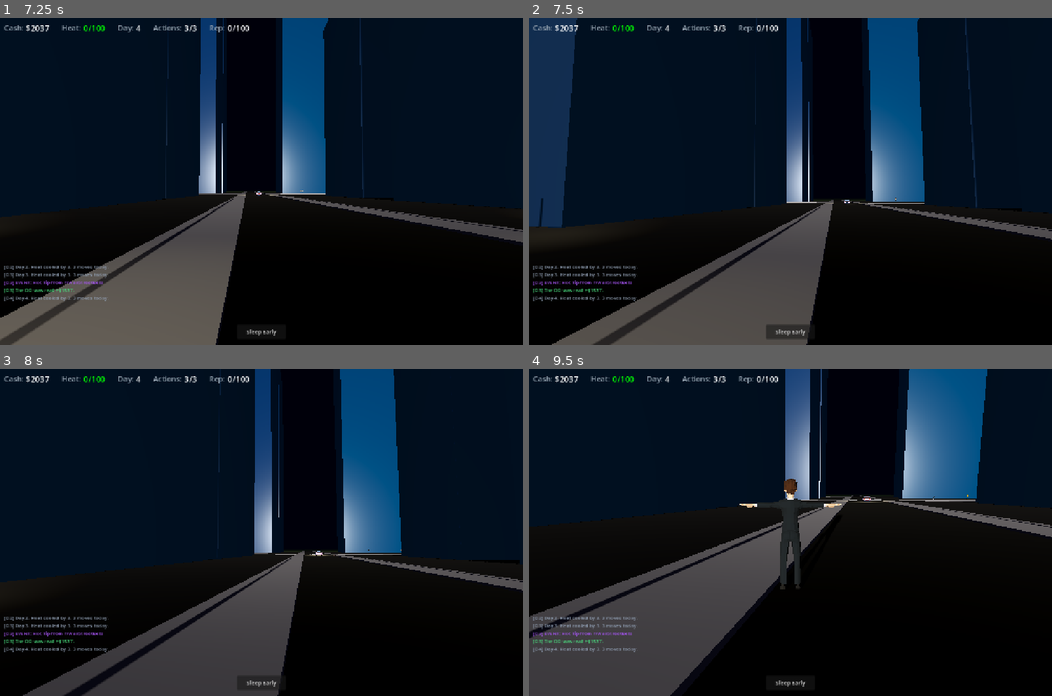
Above: before the commit, frames 1-4 (two rows, left to right).
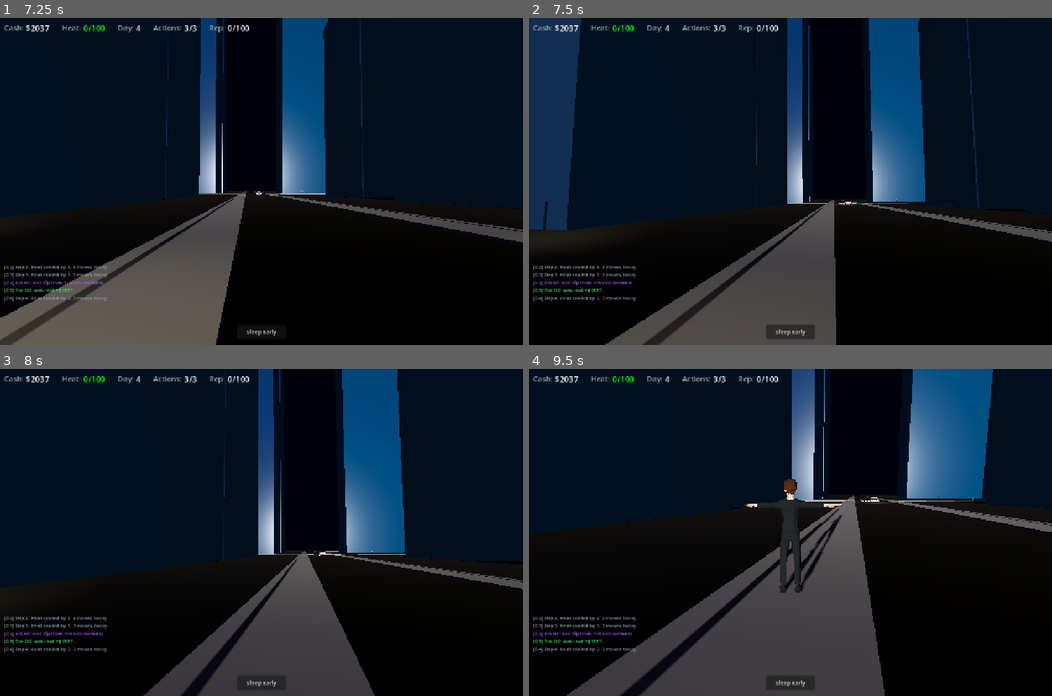
Above: after the commit, the same moments.

Repository: buttergolemcode/unemploymentsimulator
Game: Godot game, scene res://scenes/MainMenu.tscn
Same seed, same stepped clock (60 frames per second), same inputs: the game is played once before the commit and once after it.
Inputs (mouse positions are in pixels of both pictures, inside the frame that each line leads up to):
- Up to frame 1 (7.25 s): click "Start Hustling" at 0.5 s; click "Sleep Early" at 1.25 s; click "OK" at 2 s; tap Enter at 2.75 s; move the mouse to (256, 188) at 2.77 s; hold W 2.78-4.25 s; tap V at 2.85 s; click (256, 188) at 2.92 s; tap Space at 3.02, 3.77, 5.75, 6.77 s; move the mouse to (298, 184) at 3.52 s; tap E at 3.6 s; click "OK" at 4.25 s; click "Ape in $2,000" at 5 s; move the mouse to (104, 132) at 5.77 s; hold A from 5.78 s (still down); tap F at 5.85 s; move the mouse to (287, 181) at 6.52 s; tap B at 6.6 s; click (287, 181) at 6.67 s
- Up to frame 2 (7.5 s): tap Enter at 7.25 s; move the mouse to (769, 174) at 7.27 s; release A at 7.28 s; hold W from 7.28 s (still down); hold Shift from 7.28 s (still down)
- Up to frame 3 (8 s): keep holding W; keep holding Shift; tap Space at 7.52 s
- Up to frame 4 (9.5 s): keep holding W; move the mouse to (816, 532) at 8.02 s; release Shift at 8.03 s; tap V at 8.1 s; tap Space at 8.27 s; move the mouse to (764, 532) at 8.77 s; tap E at 8.85 s; click (764, 532) at 8.92 s

Frame 1 is identical in both runs. In frame 2, 6.4% of the frame differs, in the area x 0-100%, y 0-100%; in frame 3, 11%; in frame 4, 24%.

Commit message:
Add ramp collision to sidewalks — cars can drive up onto sidewalks
User chose Option A (schräge Kanten als Rampe) for cleanest solution.

Root cause: Sidewalk collision was a BoxShape3D with vertical walls.
Cars hit the 15cm vertical wall and couldn't drive up — CharacterBody3D
can't climb vertical steps, only slopes.

Fix: Added ConvexPolygonShape3D ramp on the street-facing edge of every
sidewalk segment. The ramp is a triangular prism that slopes from y=0
(street level) to y=SIDEWALK_HEIGHT (0.15m, sidewalk top) over 30cm depth.

Ramp geometry (6 vertices, ConvexPolygonShape3D):
- Street side: y=0 (ground level, where car approaches)
- Sidewalk side: y=0.15 (sidewalk surface)
- Depth: 30cm (shallow enough to look natural, steep enough to be compact)
- Width: matches sidewalk segment length

For axis='x' (East-West street):
- Ramp slopes in Z direction
- street_offset = -side * 0.15 (toward street, y=0)
- sidewalk_offset = side * 0.15 (toward sidewalk, y=SIDEWALK_HEIGHT)

For axis='z' (North-South street):
- Ramp slopes in X direction (same logic, swapped axes)

The ramp is INVISIBLE (collision-only, no mesh) — the visual sidewalk
box already shows the sidewalk surface. The ramp just provides a drivable
slope so cars can get onto the sidewalk.

Result: Car approaches sidewalk -> drives up 30cm ramp -> arrives on
sidewalk surface (y=0.15) -> can drive along sidewalk or off the other
side. Player can also walk up ramps onto sidewalks.

Sidewalk corners at intersections don't need ramps — the intersection
itself is open (no sidewalk barrier in the middle of the crossing).

Diff:
--- a/godot/scripts/WorldBuilder.gd
+++ b/godot/scripts/WorldBuilder.gd
@@ -453,6 +453,45 @@
 	col.shape = shape
 	body.add_child(col)
 	parent.add_child(body)
+
+	# RAMP COLLISION: Sloped edge on street-facing side of sidewalk
+	# Allows cars to drive UP onto sidewalk instead of hitting a wall.
+	# Ramp goes from y=0 (street) to y=SIDEWALK_HEIGHT over 30cm depth.
+	var ramp_depth = 0.3
+	var ramp_body = StaticBody3D.new()
+	var ramp_col = CollisionShape3D.new()
+	var ramp_shape = ConvexPolygonShape3D.new()
+	# Street-facing direction: -side points toward street
+	# For side=-1 (sidewalk south of street): street is at +z, so street_z = +ramp_depth/2
+	# For side=+1 (sidewalk north of street): street is at -z, so street_z = -ramp_depth/2
+	var street_offset = -side * (ramp_depth / 2)   # y=0 side (toward street)
+	var sidewalk_offset = side * (ramp_depth / 2)   # y=SIDEWALK_HEIGHT side (toward sidewalk)
+	if axis == "x":
+		# Ramp runs along x-axis, slopes in z direction
+		# Position ramp at the street-facing edge of sidewalk
+		ramp_body.position = Vector3(sx, 0, sz + (-side * SIDEWALK_WIDTH / 2))
+		ramp_shape.points = PackedVector3Array([
+			Vector3(-seg_len / 2, 0, street_offset),       # street bottom left
+			Vector3(seg_len / 2, 0, street_offset),         # street bottom right
+			Vector3(-seg_len / 2, 0, sidewalk_offset),      # under-ramp bottom left
+			Vector3(seg_len / 2, 0, sidewalk_offset),       # under-ramp bottom right
+			Vector3(-seg_len / 2, SIDEWALK_HEIGHT, sidewalk_offset),  # sidewalk top left
+			Vector3(seg_len / 2, SIDEWALK_HEIGHT, sidewalk_offset),   # sidewalk top right
+		])
+	else:
+		# Ramp runs along z-axis, slopes in x direction
+		ramp_body.position = Vector3(sx + (-side * SIDEWALK_WIDTH / 2), 0, sz)
+		ramp_shape.points = PackedVector3Array([
+			Vector3(street_offset, 0, -seg_len / 2),       # street bottom front
+			Vector3(street_offset, 0, seg_len / 2),         # street bottom back
+			Vector3(sidewalk_offset, 0, -seg_len / 2),      # under-ramp bottom front
+			Vector3(sidewalk_offset, 0, seg_len / 2),       # under-ramp bottom back
+			Vector3(sidewalk_offset, SIDEWALK_HEIGHT, -seg_len / 2),  # sidewalk top front
+			Vector3(sidewalk_offset, SIDEWALK_HEIGHT, seg_len / 2),   # sidewalk top back
+		])
+	ramp_col.shape = ramp_shape
+	ramp_body.add_child(ramp_col)
+	parent.add_child(ramp_body)
 
 static func _make_dash(parent: Node3D, axis: String, pos: float, t: float) -> void:
 	var dash = MeshInstance3D.new()
Not shown, added: scripts/patch_ramp_collision.py
